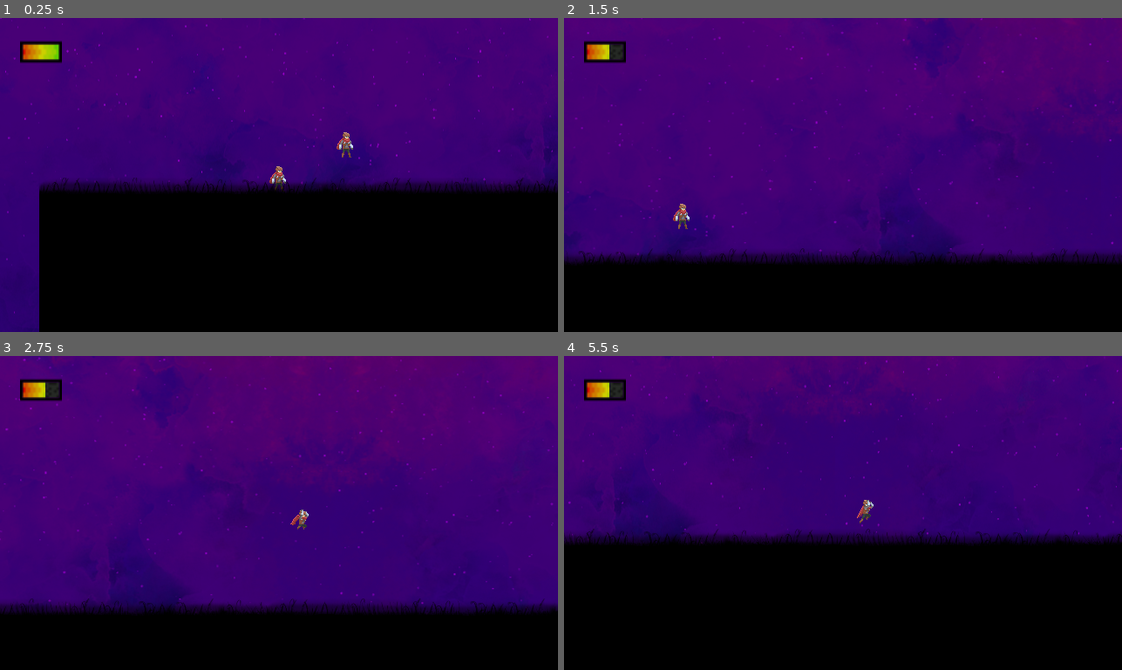
Above: before the commit, frames 1-4 (two rows, left to right).
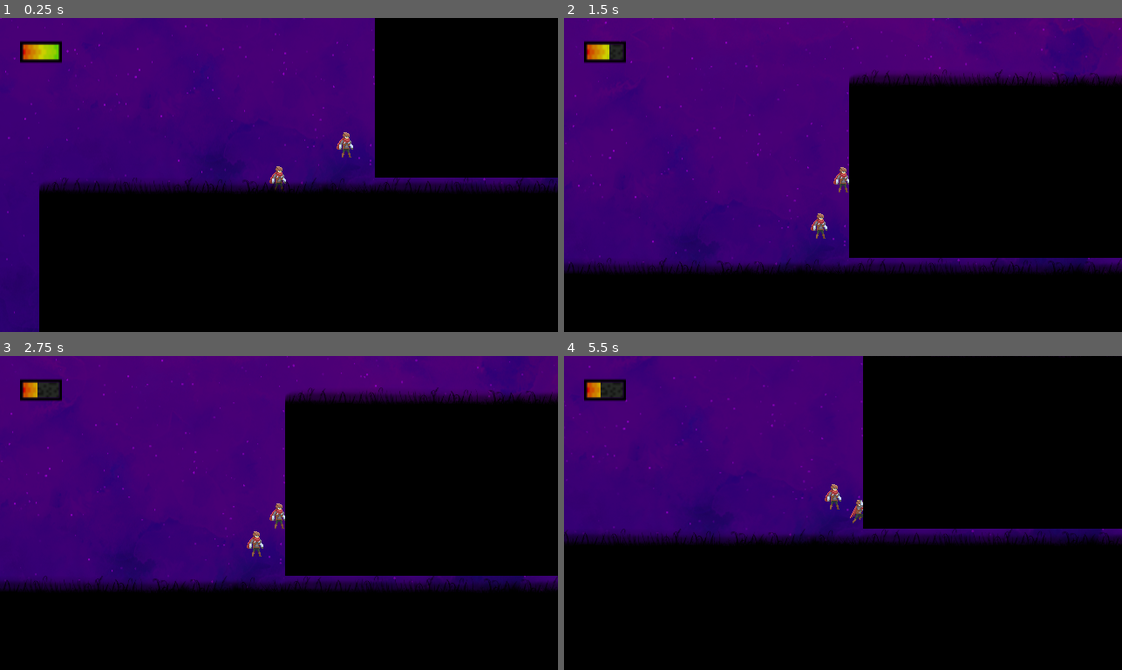
Above: after the commit, the same moments.

Repository: spogo1312/Soul-eater-dev
Game: Godot game, scene res://main.tscn
Two runs of this game, one before a commit and one after it. Both use one fixed random seed, a clock stepped at 60 frames per second and the inputs below.
Inputs:
- Up to frame 1 (0.25 s): no input
- Up to frame 2 (1.5 s): hold Right (ui_right) 0.53-1.28 s; hold Ctrl (slide) 0.53-1.28 s; tap Space (jump) at 0.77, 1.07 s; tap A (ui_a) at 0.8, 1.35 s; hold Left (ui_left) from 1.28 s (still down)
- Up to frame 3 (2.75 s): tap Space (jump) at 1.52, 1.82, 2.3 s; tap D (ui_d) at 1.55 s; release Left (ui_left) at 2.03 s; hold Right (ui_right) from 2.03 s (still down); hold D (ui_d) from 2.03 s (still down)
- Up to frame 4 (5.5 s): release D (ui_d) at 2.78 s; tap Space (jump) at 2.85, 3.02, 3.32, 3.77, 4.07, 4.52, 4.82, 5.3 s; tap Ctrl (slide) at 3.05 s; release Right (ui_right) at 3.53 s; hold Ctrl (slide) 3.53-4.28 s; hold Left (ui_left) from 3.53 s (still down); tap A (ui_a) at 3.8, 4.35 s; tap D (ui_d) at 4.55 s; hold D (ui_d) from 5.03 s (still down)

The runs differ from the first frame. In frame 1, 17% of the frame differs, in the area x 67-100%, y 0-51%; in frame 2, 35%; in frame 3, 40%, in the area x 0-100%, y 0-83%; in frame 4, 27%.

Commit message:
crouch(sliding under stuff)

Diff:
--- a/SOULEATER/Objects/Player.tscn
+++ b/SOULEATER/Objects/Player.tscn
@@ -92,7 +92,6 @@
 position = Vector2( 0, 18 )
 frames = SubResource( 1 )
 animation = "STUN"
-frame = 1
 playing = true
 offset = Vector2( 0, -18 )
 
@@ -123,9 +122,9 @@
 collision_mask = 4
 
 [node name="ray_stand" type="RayCast2D" parent="raycast_container"]
-position = Vector2( -5, -21 )
+position = Vector2( -7, -20 )
 enabled = true
-cast_to = Vector2( 8, 0 )
+cast_to = Vector2( 14, 0 )
 collision_mask = 4
 
 [node name="right_ray" type="RayCast2D" parent="raycast_container"]
--- a/SOULEATER/Scripts/Player.gd
+++ b/SOULEATER/Scripts/Player.gd
@@ -138,11 +138,13 @@
 		can_double_jump = true
 
 	if(touching_ground):
-		if((Input.is_action_just_pressed("jump") or air_jump_pressed) and !is_jumping):
-			vSpeed = jump_height
-			is_jumping = true
-			touching_ground = false
-
+		if (!can_not_stand):
+			if((Input.is_action_just_pressed("jump") or air_jump_pressed) and !is_jumping):
+				vSpeed = jump_height
+				is_jumping = true
+				touching_ground = false
+		else:
+			pass
 
 
 	else: # we're in the air
@@ -229,6 +231,7 @@
 				if(touching_ground or can_not_stand):
 					if can_not_stand:
 						ani.play("SLIDE")
+
 					else:
 						ani.play("RUN")
 
@@ -363,10 +366,21 @@
 	else:
 		current_friction = friction
 		is_sliding = false
-	if(can_not_stand and !Input.is_action_pressed("slide")):
-		max_horizontal_speed = 50
-
-	else:
+	if(can_not_stand):
+		is_sliding = true
+		#musím vymyslet jak kurva to crouchovaní
+		current_friction = slide_friction
+		#Input.action_press("slide")
+		if(Input.is_action_pressed("ui_a") and hSpeed > -50):
+			hSpeed = -50
+			ani.flip_h = true
+		if(Input.is_action_pressed("ui_d") and hSpeed < 50):
+			hSpeed = 50
+			ani.flip_h = false
+
+
+	else:
+
 		max_horizontal_speed = def_h_speed
 
 func do_dmg(dmg):
--- a/SOULEATER/main.tscn
+++ b/SOULEATER/main.tscn
@@ -34,6 +34,9 @@
 [node name="StaticBody2D2" parent="." instance=ExtResource( 6 )]
 position = Vector2( 380, 280 )
 
+[node name="StaticBody2D7" parent="." instance=ExtResource( 6 )]
+position = Vector2( 385, 64 )
+
 [node name="StaticBody2D3" parent="." instance=ExtResource( 6 )]
 position = Vector2( 760, 280 )
 
Not shown, changed: SOULEATER/export_presets.cfg
